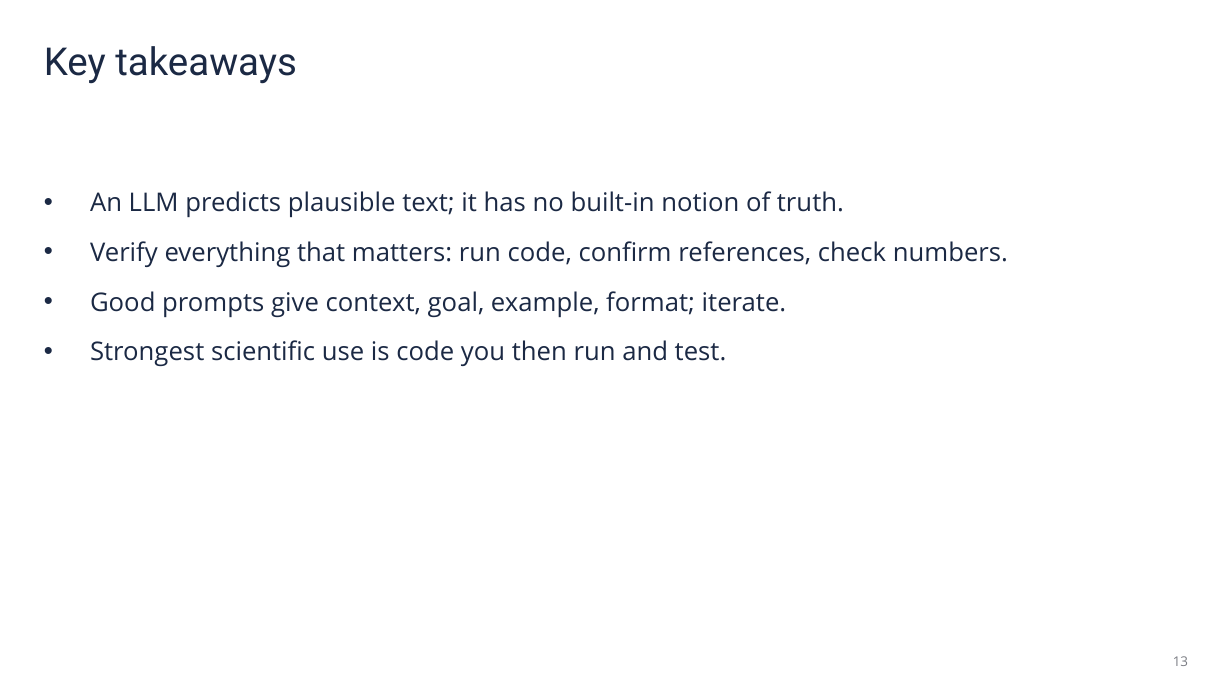
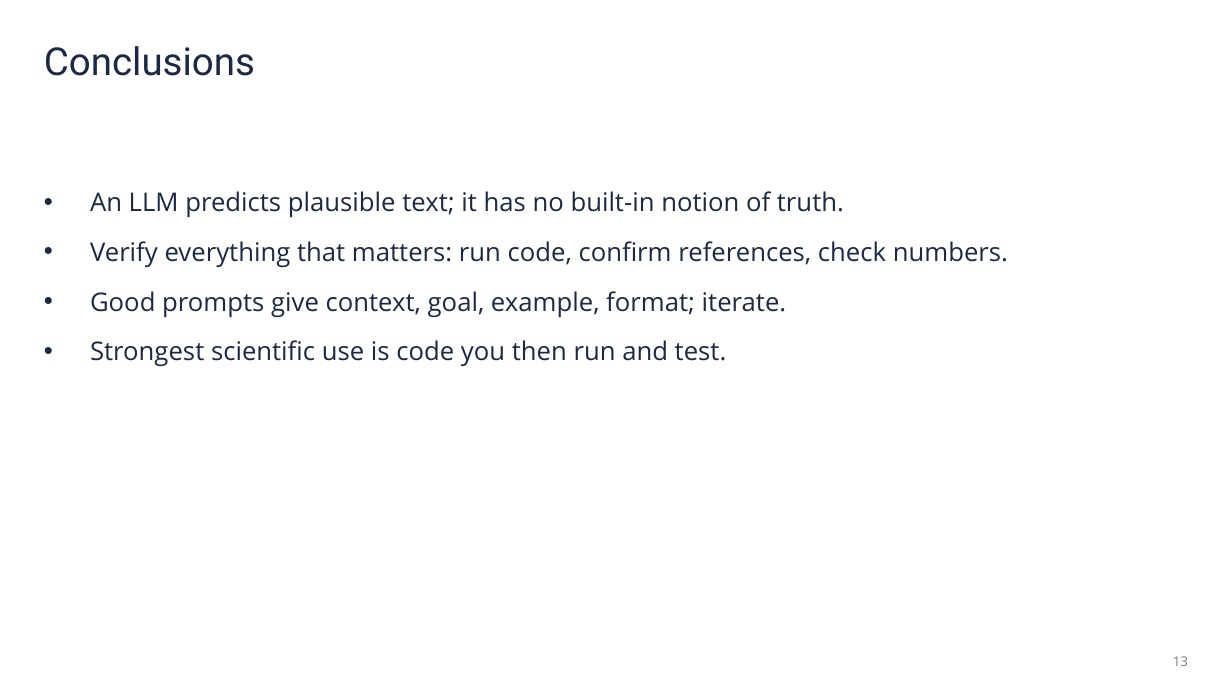
Before and after one commit to CompOmics/ML_AI_Analytical_Chemistry_Course, a slide deck: slide 9 of 05_LLM_Tools/slides/5_3_Part5_LLM_slides.pptx. Drawn at 1232x693 pixels with LibreOffice and Linux fonts; fonts in the diff are those of the drawing. Boxes give left, top, right and bottom in pixels: in the first picture for what was removed or moved away, otherwise in the second. Text is boxed around its words. In the diff, an @@ line names an element or a change of style, - is before the commit and + after.

```diff
--- a/05_LLM_Tools/slides/5_3_Part5_LLM_slides.pptx
+++ b/05_LLM_Tools/slides/5_3_Part5_LLM_slides.pptx
@@ text at (44,46,255,76): text changed @@
-Key takeaways
+Conclusions
```
Also in this commit, not shown: 5 other slides changed.
